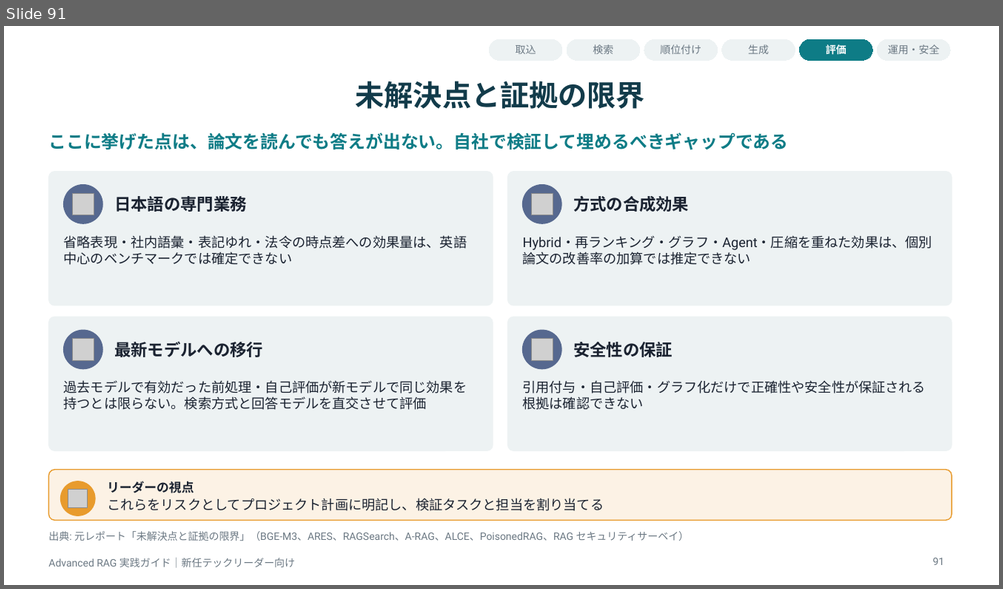
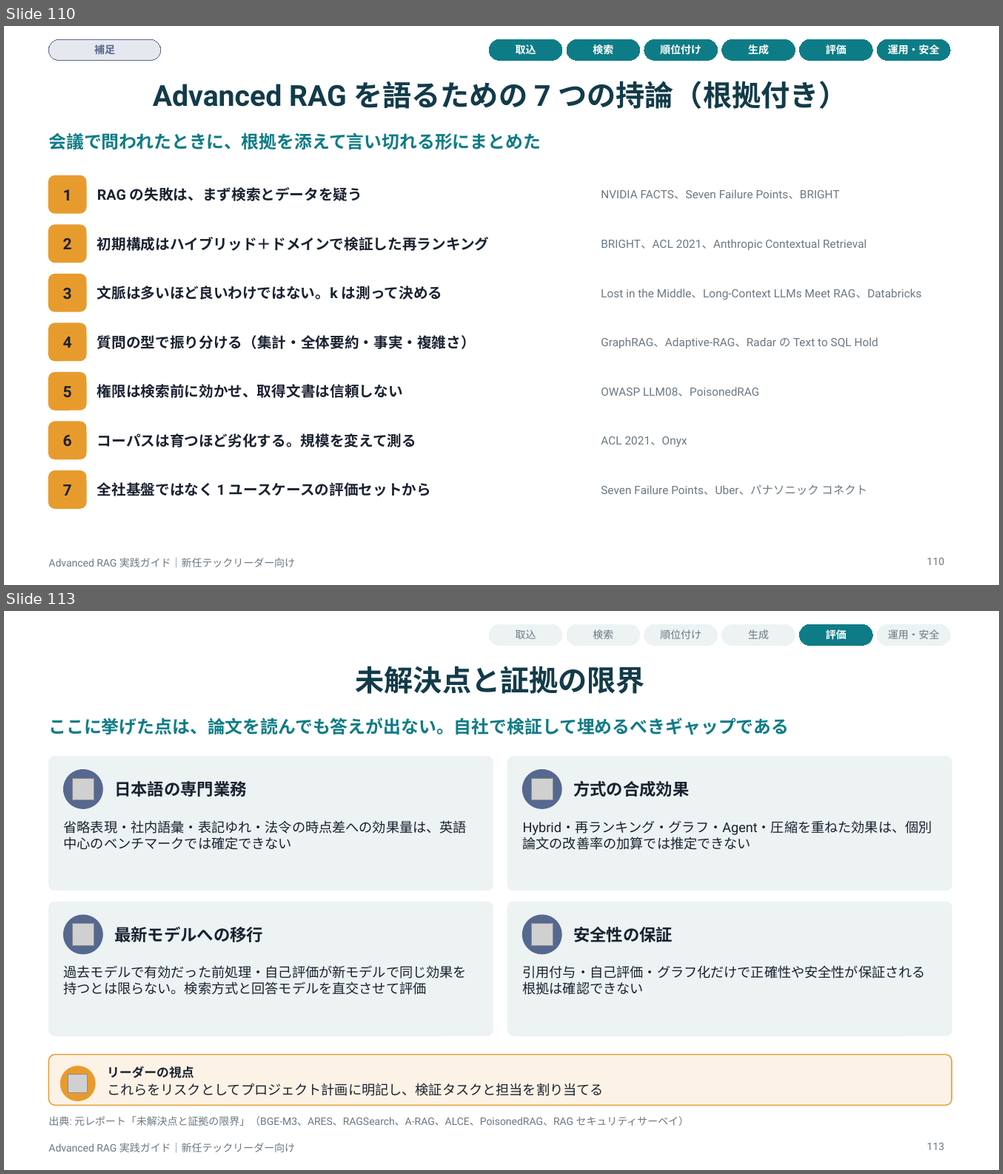
Before and after one commit to Takenori-Kusaka/advanced-rag-fmea-casestudy, a slide deck: slides/AdvancedRAG_実践ガイド.pptx. Shown one above the other, each under a label of ours: slide 91 before the commit, slides 110 and 113 after it; the slides between them are not shown. The pictures are 1003x589 and 1003x1174 pixels, drawn with LibreOffice and Linux fonts; fonts in the diff are those of the drawing; grey boxes stand for pictures. Boxes give left, top, right and bottom in pixels: in the first picture for what was removed or moved away, otherwise in the second. Text is boxed around its words. In the diff, an @@ line names an element or a change of style, - is before the commit and + after.

```diff
--- a/slides/AdvancedRAG_実践ガイド.pptx
+++ b/slides/AdvancedRAG_実践ガイド.pptx
@@ slide 110 added at [4, 26, 999, 585], background #FFFFFF; not listed: 1 template element that a slide beside it also shows @@
@@ rounded rectangle added at [48, 39, 161, 60], fill #56688F at 15% opacity, outline #56688F 0.75 pt, 10 pt, text #56688F, bold @@
+補足
@@ rounded rectangle added at [489, 39, 562, 60], fill #0E7C86, outline #0E7C86 0.75 pt, 10 pt, text #FFFFFF, bold @@
+取込
@@ rounded rectangle added at [566, 39, 640, 60], fill #0E7C86, outline #0E7C86 0.75 pt, 10 pt, text #FFFFFF, bold @@
+検索
@@ rounded rectangle added at [644, 39, 717, 60], fill #0E7C86, outline #0E7C86 0.75 pt, 10 pt, text #FFFFFF, bold @@
+順位付け
@@ rounded rectangle added at [722, 39, 795, 60], fill #0E7C86, outline #0E7C86 0.75 pt, 10 pt, text #FFFFFF, bold @@
+生成
@@ rounded rectangle added at [800, 39, 873, 60], fill #0E7C86, outline #0E7C86 0.75 pt, 10 pt, text #FFFFFF, bold @@
+評価
@@ rounded rectangle added at [877, 39, 950, 60], fill #0E7C86, outline #0E7C86 0.75 pt, 10 pt, text #FFFFFF, bold @@
+運用・安全
@@ title added at [153, 81, 847, 109], 28 pt, text #123B4A, bold @@
+Advanced RAG を語るための 7 つの持論（根拠付き）
@@ text added at [48, 133, 540, 150], 17 pt, text #0E7C86, bold @@
+会議で問われたときに、根拠を添えて言い切れる形にまとめた
@@ rounded rectangle added at [48, 176, 86, 213], fill #E89B2D, outline #E89B2D 1 pt, 15 pt, text #1A2230, bold @@
+1
@@ text added at [97, 187, 362, 201], 14 pt, text #1A2230, bold @@
+RAG の失敗は、まず検索とデータを疑う
@@ text added at [600, 190, 839, 199], 11 pt, text #6B7883 @@
+NVIDIA FACTS、Seven Failure Points、BRIGHT
@@ rounded rectangle added at [48, 225, 86, 263], fill #E89B2D, outline #E89B2D 1 pt, 15 pt, text #1A2230, bold @@
+2
@@ text added at [97, 237, 489, 251], 14 pt, text #1A2230, bold @@
+初期構成はハイブリッド＋ドメインで検証した再ランキング
@@ text added at [600, 239, 866, 250], 11 pt, text #6B7883 @@
+BRIGHT、ACL 2021、Anthropic Contextual Retrieval
@@ rounded rectangle added at [48, 275, 86, 312], fill #E89B2D, outline #E89B2D 1 pt, 15 pt, text #1A2230, bold @@
+3
@@ text added at [97, 286, 443, 300], 14 pt, text #1A2230, bold @@
+文脈は多いほど良いわけではない。k は測って決める
@@ text added at [600, 289, 921, 300], 11 pt, text #6B7883 @@
+Lost in the Middle、Long-Context LLMs Meet RAG、Databricks
@@ rounded rectangle added at [48, 323, 86, 361], fill #E89B2D, outline #E89B2D 1 pt, 15 pt, text #1A2230, bold @@
+4
@@ text added at [97, 335, 475, 349], 14 pt, text #1A2230, bold @@
+質問の型で振り分ける（集計・全体要約・事実・複雑さ）
@@ text added at [600, 338, 878, 349], 11 pt, text #6B7883 @@
+GraphRAG、Adaptive-RAG、Radar の Text to SQL Hold
@@ rounded rectangle added at [48, 373, 86, 410], fill #E89B2D, outline #E89B2D 1 pt, 15 pt, text #1A2230, bold @@
+5
@@ text added at [97, 384, 403, 398], 14 pt, text #1A2230, bold @@
+権限は検索前に効かせ、取得文書は信頼しない
@@ text added at [600, 387, 759, 397], 11 pt, text #6B7883 @@
+OWASP LLM08、PoisonedRAG
@@ rounded rectangle added at [48, 422, 86, 460], fill #E89B2D, outline #E89B2D 1 pt, 15 pt, text #1A2230, bold @@
+6
@@ text added at [97, 434, 416, 448], 14 pt, text #1A2230, bold @@
+コーパスは育つほど劣化する。規模を変えて測る
@@ text added at [600, 437, 687, 447], 11 pt, text #6B7883 @@
+ACL 2021、Onyx
@@ rounded rectangle added at [48, 471, 86, 508], fill #E89B2D, outline #E89B2D 1 pt, 15 pt, text #1A2230, bold @@
+7
@@ text added at [97, 483, 431, 497], 14 pt, text #1A2230, bold @@
+全社基盤ではなく 1 ユースケースの評価セットから
@@ text added at [600, 485, 867, 495], 11 pt, text #6B7883 @@
+Seven Failure Points、Uber、パナソニック コネクト
@@ page number added at [927, 558, 945, 565], 10 pt, text #6B7883 @@
+110
@@ what was slide 91 is now slide 113 @@
@@ page number at [927, 1143, 945, 1150]: text changed @@
-91
+113
```
Also in this commit, not shown: 21 other slides added, 33 other files.
